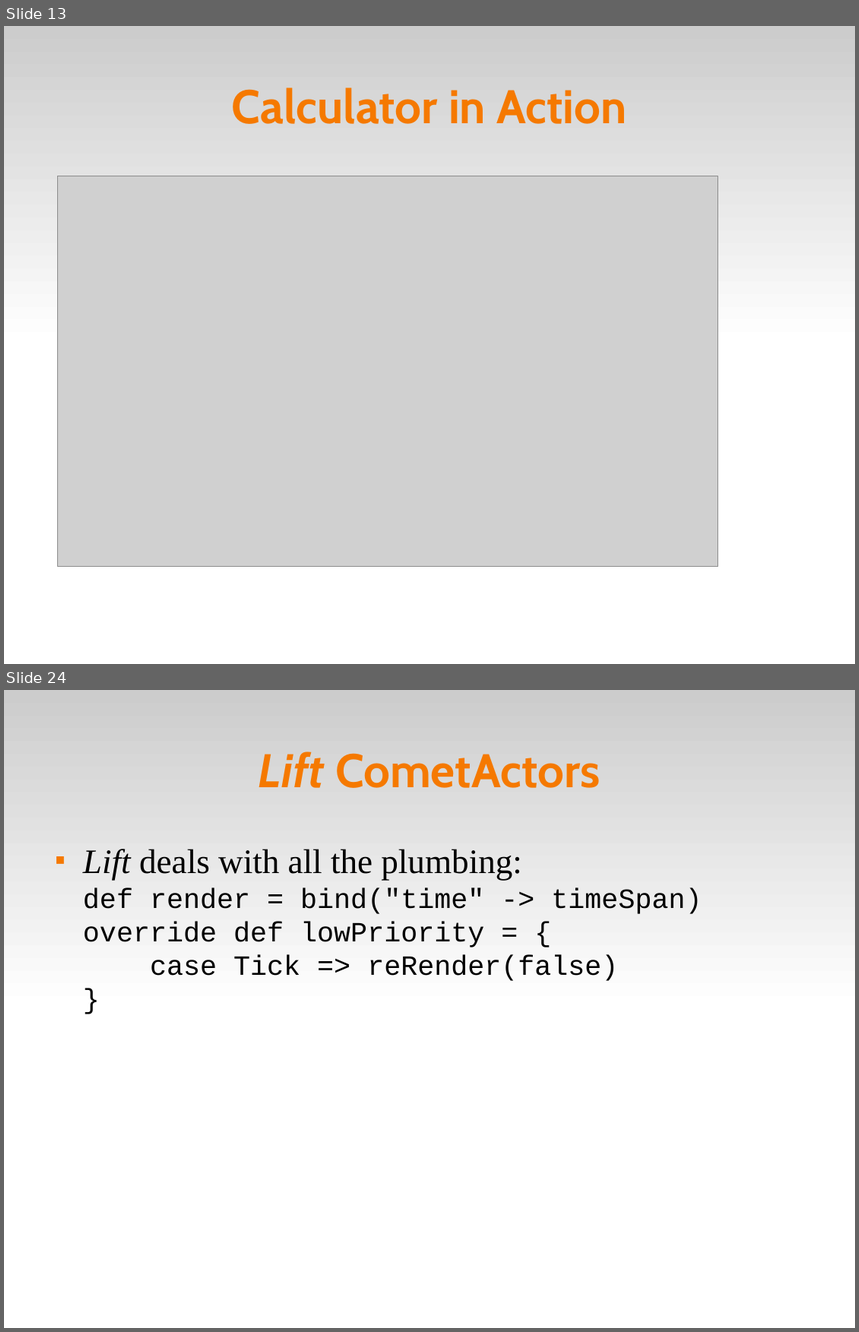
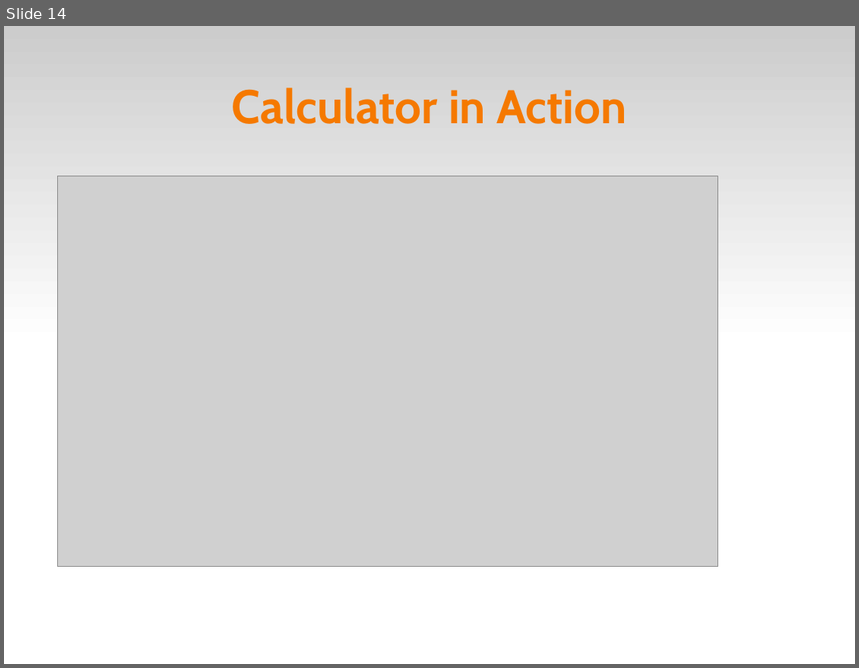
Before and after one commit to dpp/lift-samples, a slide deck: presentations/2008_dpp_SVCodeCamp/Scala Tips and Tricks.odp. Shown one above the other, each under a label of ours: slides 13 and 24 before the commit, slide 14 after it; the slides between them are not shown. The pictures are 859x1332 and 859x668 pixels, drawn with LibreOffice and Linux fonts; fonts in the diff are those of the drawing; grey boxes stand for pictures; background and template pictures are left out. Boxes give left, top, right and bottom in pixels: in the first picture for what was removed or moved away, otherwise in the second. Text is boxed around its words. In the diff, an @@ line names an element or a change of style, - is before the commit and + after.

```diff
--- a/presentations/2008_dpp_SVCodeCamp/Scala Tips and Tricks.odp
+++ b/presentations/2008_dpp_SVCodeCamp/Scala Tips and Tricks.odp
@@ slide 24 removed at box(4, 690, 855, 1328), background #FFFFFF; not listed: 1 template element that a slide beside it also shows @@
@@ title removed at box(259, 752, 601, 788) @@
-Lift CometActors
@@ text removed at box(83, 849, 702, 981) @@
-■ Lift deals with all the plumbing:
-  def render = bind("time" -> timeSpan)
-  override def lowPriority = {
-  case Tick => reRender(false)
-  }
@@ what was slide 13 is now slide 14 @@
```
Also in this commit, not shown: 3 slides added, 10 other slides removed.
